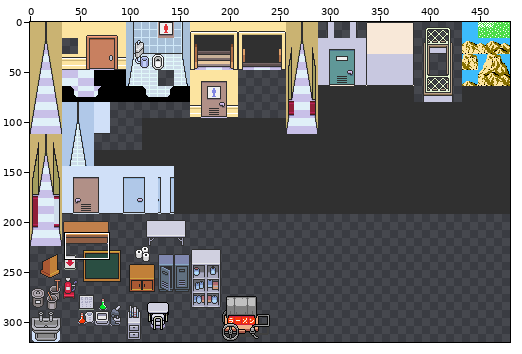
Two states of a sprite sheet, images/layer0.png. Above: a wide view before the commit, with the close-up outlined.
Close-up. Before the edit:
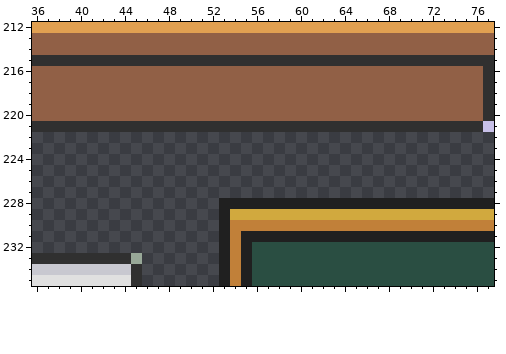
The file is 480x320 pixels. Colours within 5 levels of each other are drawn and written as one. Shown: x 36..77, y 212..235.
New version:
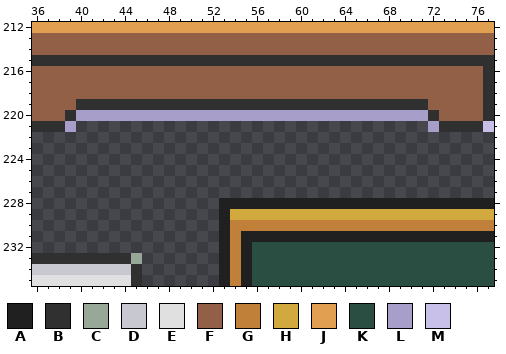
Palette (. is transparent): A #202020  B #303030  C #98a898  D #c8c8d0  E #e0e0e0  F #916046  G #c18039  H #d1a93e  J #e1a051  K #2a4e42  L #a79ec9  M #c8c0e8
Commit: Adjust Principal Desk
The edit:
@@ x 36..77 @@
 218 FFFFFFFFFFFFFFFFFFFFFFFFFFFFFFFFFFFFFFFFFB
-219 FFFFFFFFFFFFFFFFFFFFFFFFFFFFFFFFFFFFFFFFFB
-220 FFFFFFFFFFFFFFFFFFFFFFFFFFFFFFFFFFFFFFFFFB
-221 BBBBBBBBBBBBBBBBBBBBBBBBBBBBBBBBBBBBBBBBBM
+219 FFFFBBBBBBBBBBBBBBBBBBBBBBBBBBBBBBBBFFFFFB
+220 FFFBLLLLLLLLLLLLLLLLLLLLLLLLLLLLLLLLBFFFFB
+221 BBBL................................LBBBBM
 222 ..........................................
